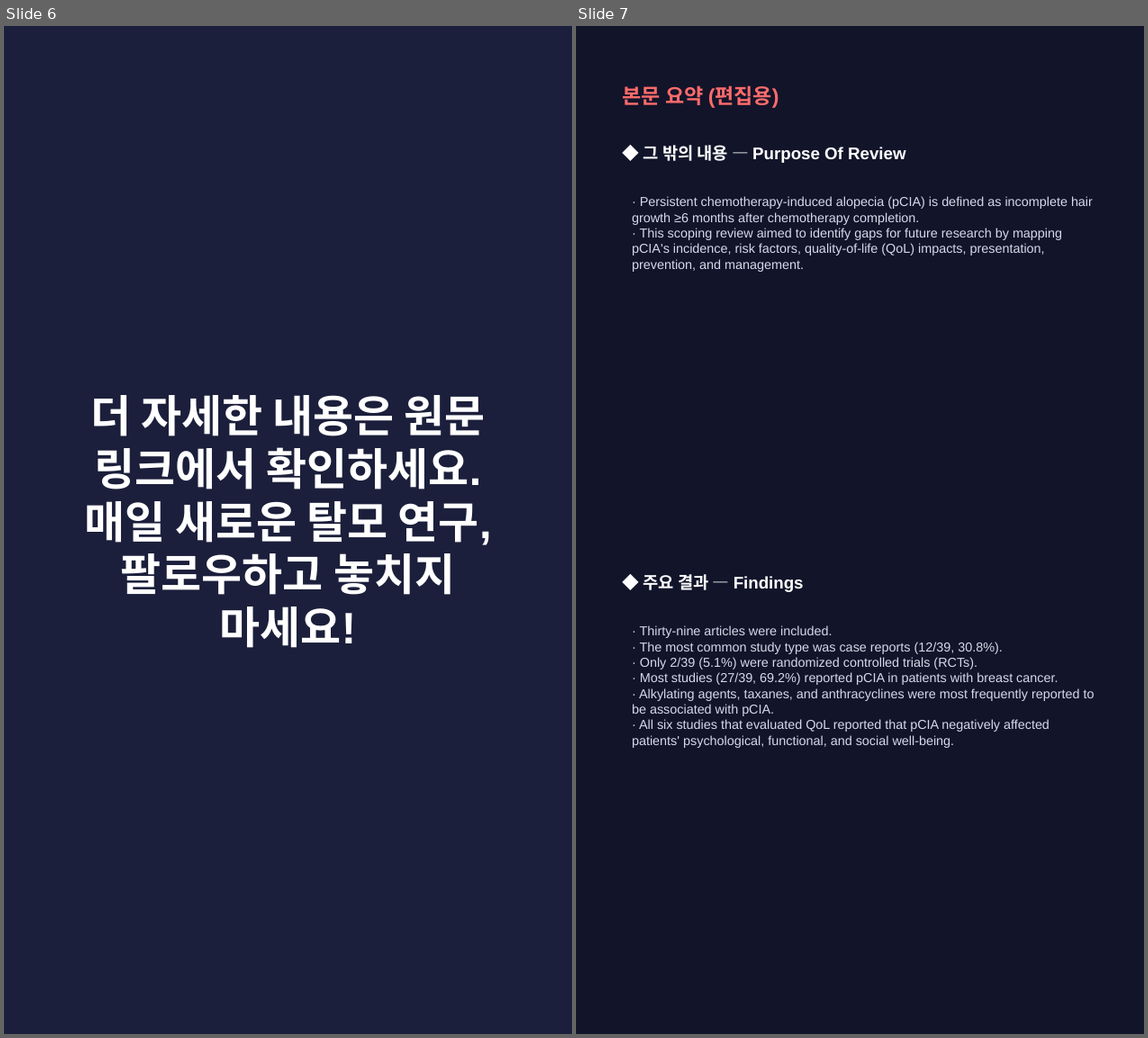
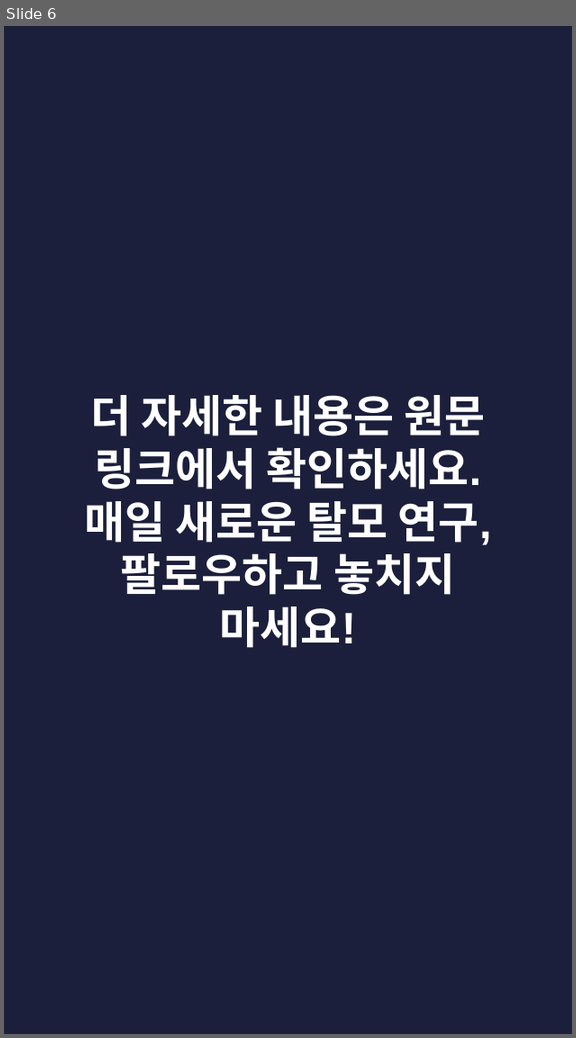
Before and after one commit to hyokang2010-BJ-ANTH/product-builder-test, a slide deck: pwa/data/latest/slides.pptx. Shown side by side, each under a label of ours: slides 6 and 7 before the commit, slide 6 after it. The pictures are 1148x1038 and 576x1038 pixels, drawn with LibreOffice and Linux fonts; fonts in the diff are those of the drawing. Boxes give left, top, right and bottom in pixels: in the first picture for what was removed or moved away, otherwise in the second. Text is boxed around its words. In the diff, an @@ line names an element or a change of style, - is before the commit and + after.

```diff
--- a/pwa/data/latest/slides.pptx
+++ b/pwa/data/latest/slides.pptx
@@ slide 7 removed at bbox=[576, 26, 1144, 1034], background #12142A @@
@@ text removed at bbox=[623, 85, 779, 108] @@
-본문 요약 (편집용)
@@ text removed at bbox=[644, 145, 905, 163] @@
-◆ 그 밖의 내용 — Purpose Of Review
@@ text removed at bbox=[632, 196, 1093, 272] @@
-· Persistent chemotherapy-induced alopecia (pCIA) is defined as incomplete hair growth ≥6 months after chemotherapy completion.
-· This scoping review aimed to identify gaps for future research by mapping pCIA's incidence, risk factors, quality-of-life (QoL) impacts, presentation, prevention, and management.
@@ text removed at bbox=[644, 574, 804, 592] @@
-◆ 주요 결과 — Findings
@@ text removed at bbox=[632, 625, 1094, 748] @@
-· Thirty-nine articles were included.
-· The most common study type was case reports (12/39, 30.8%).
-· Only 2/39 (5.1%) were randomized controlled trials (RCTs).
-· Most studies (27/39, 69.2%) reported pCIA in patients with breast cancer.
-· Alkylating agents, taxanes, and anthracyclines were most frequently reported to be associated with pCIA.
-· All six studies that evaluated QoL reported that pCIA negatively affected patients' psychological, functional, and social well-being.
```
Also in this commit, not shown: 2 slides changed, 5 slides added, 3 other slides removed, 26 other files.
